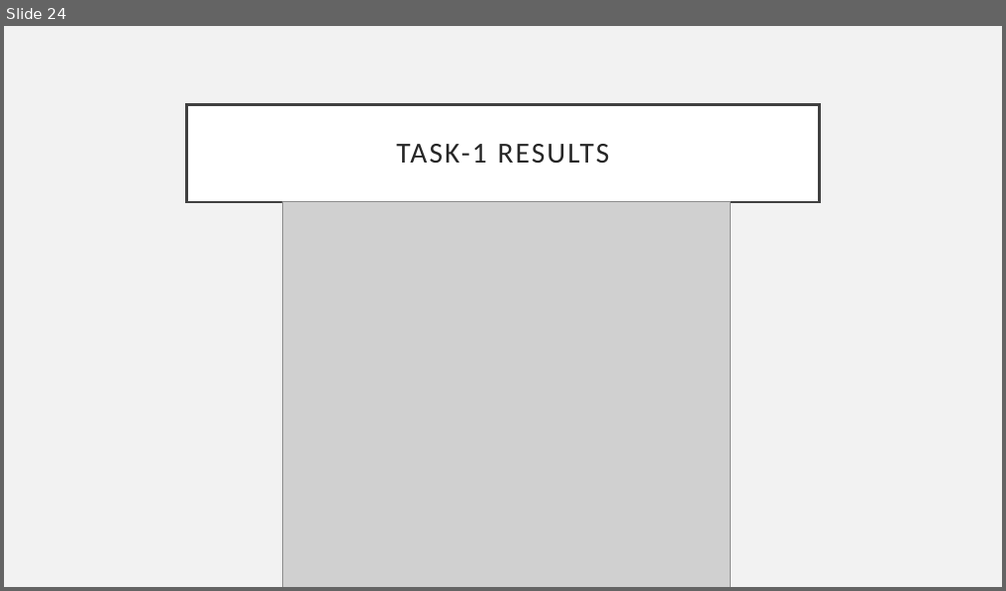
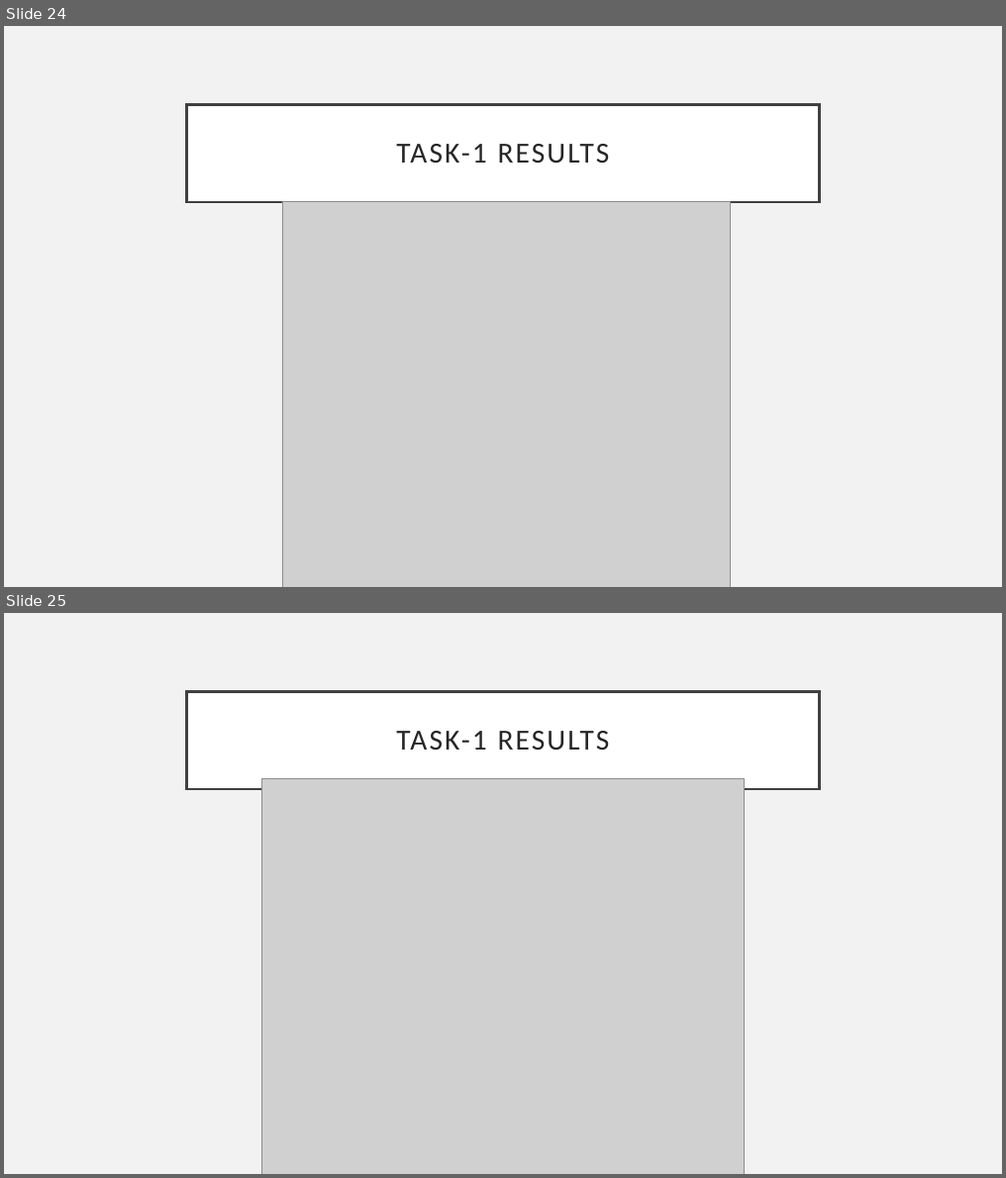
Before and after one commit to houleux/sp-project, a slide deck: SP ppt.pptx. Shown one above the other, each under a label of ours: slide 24 before the commit, slides 24 and 25 after it. The pictures are 1006x591 and 1006x1178 pixels, drawn with LibreOffice and Linux fonts; fonts in the diff are those of the drawing; grey boxes stand for pictures. Boxes give left, top, right and bottom in pixels: in the first picture for what was removed or moved away, otherwise in the second. Text is boxed around its words. In the diff, an @@ line names an element or a change of style, - is before the commit and + after.

```diff
--- a/SP ppt.pptx
+++ b/SP ppt.pptx
@@ slide 25 added at [4,613,1002,1174], background #F2F2F2 @@
@@ title added at [187,691,819,789], fill #FFFFFF, outline #404040 2.5 pt, 28 pt, text #262626 @@
+TASK-1 RESULTS
@@ picture added at [261,778,745,1174] @@
```
Also in this commit, not shown: 1 slide changed, 12 other slides added, 9 other files.
